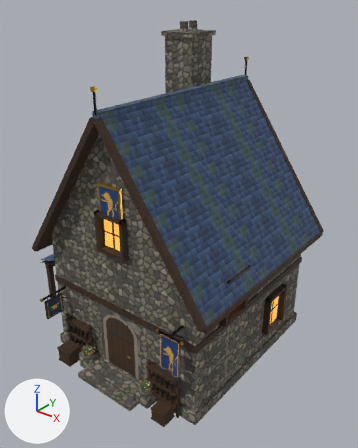
One commit to the glTF model www/proto3d/models/beth/hi/buildings_card2/bld_smithy_card2_lod1.glb: the scene before it, then after it.
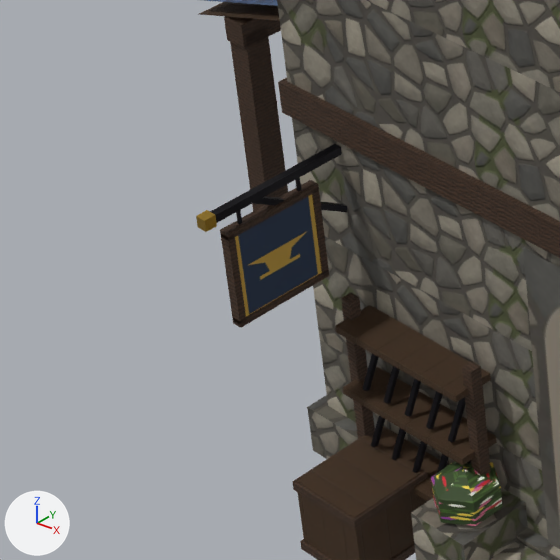
Each version appears first whole from a 50 mm camera at (11.81, -15.0, 14.9) aimed at (-0.07, -0.15, 5.69), and next in a close-up on the part from 1% to 30% of the width and 58% to 81% of the height. Every picture has the same lights, and +X, +Y and +Z are marked at lower left. The older version's two pictures come first. Vertices at exactly the same position are counted once.

In view in the first close-up: 'bld_smithy_card2'.
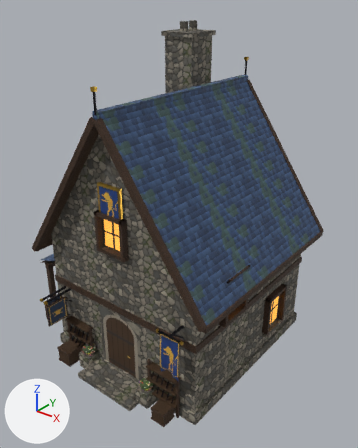
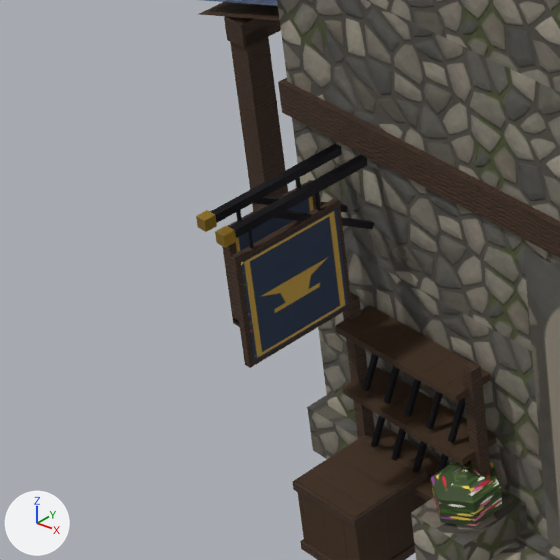
Diff of the bpy script that builds the scene:
```diff
--- a/www/proto3d/models/beth/hi/buildings_card2/bld_smithy_card2_lod1.glb.py
+++ b/www/proto3d/models/beth/hi/buildings_card2/bld_smithy_card2_lod1.glb.py
@@ me_bld_smithy_card2 @@
 # used by ob_bld_smithy_card2; location = (0.0, 0.0, 0.0)
 # verts and faces of me_bld_smithy_card2; kept vertices keep their numbers, new ones are numbered from 2500
-me_bld_smithy_card2.from_pydata(...)  # 2500 vertices, 3853 faces; spans x -6.95..4.47, y -5.3..4.56, z 0.0..13.51
+me_bld_smithy_card2.from_pydata(...)  # 2584 vertices, 3977 faces; spans x -6.95..4.47, y -5.42..4.56, z 0.0..13.51
+# me_bld_smithy_card2 part 1: the loose piece of 16 vertices spanning x -3.23..-3.16, y -5.25..-4.0, z 3.16..3.23 is copied, and the copy is scaled about its middle by (1, 1.04, 1), then moved by (0.4, -0.1, 0.1); it spans x -2.84..-2.77, y -5.37..-4.07, z 3.27..3.34
+# me_bld_smithy_card2 part 2: the loose piece of 8 vertices spanning x -3.22..-3.17, y -4.89..-3.99, z 2.63..3.22 is copied, and the copy is scaled about its middle by (1, 1.04, 1.09), then moved by (0.4, -0.09, 0.07); it spans x -2.83..-2.78, y -4.99..-4.06, z 2.68..3.32
+# me_bld_smithy_card2 part 3: the loose piece of 16 vertices spanning x -3.25..-3.15, y -5.3..-5.2, z 3.15..3.25 is copied, and the copy is moved by (0.4, -0.12, 0.1); it spans x -2.85..-2.75, y -5.42..-5.32, z 3.25..3.35
+# me_bld_smithy_card2 part 4: a new loose piece, a box spanning x -2.81..-2.79, y -4.545..-4.525, z 3.05..3.3, in mat_card2_shared
+# me_bld_smithy_card2 part 5: a new loose piece, a box spanning x -2.81..-2.79, y -5.175..-5.155, z 3.05..3.3, in mat_card2_shared
+# me_bld_smithy_card2 part 6: a new loose piece of 20 vertices spanning x -2.83..-2.77, y -5.34..-4.36, z 2.11..3.09, in mat_card2_shared
+# me_bld_smithy_card2 part 7
+verts[2500] = (-2.76, -5.3, 2.15)  # pixel (254, 361)
+verts[2501] = (-2.76, -5.3, 3.05)  # pixel (240, 262)
+verts[2502] = (-2.84, -5.3, 2.15)
+verts[2503] = (-2.84, -5.3, 3.05)
+for new, old in zip([*range(2504, 2508)], [*range(2500, 2504)]): verts[new] = verts[old] + (0.0, 0.9, 0.0)
+faces += [(2500, 2501, 2504), (2501, 2505, 2504), (2502, 2506, 2507), (2502, 2507, 2503)]
 me_bld_smithy_card2.materials.append(mat_card2_shared)
```

Location of each change, (x1, y1, x2, y2) in pixels of the close-ups (560 x 560 px):
part 1 of me_bld_smithy_card2, added: after (230, 154, 367, 238)
part 2 of me_bld_smithy_card2, added: after (274, 211, 375, 229)
part 3 of me_bld_smithy_card2, added: after (215, 226, 236, 248)
part 4 of me_bld_smithy_card2, added (mostly hidden): after (315, 193, 321, 211)
part 5 of me_bld_smithy_card2, added (mostly hidden): after (248, 230, 253, 249)
part 6 of me_bld_smithy_card2, added: after (230, 198, 352, 368)
part 7 of me_bld_smithy_card2, added (blue): after (241, 208, 348, 361)
